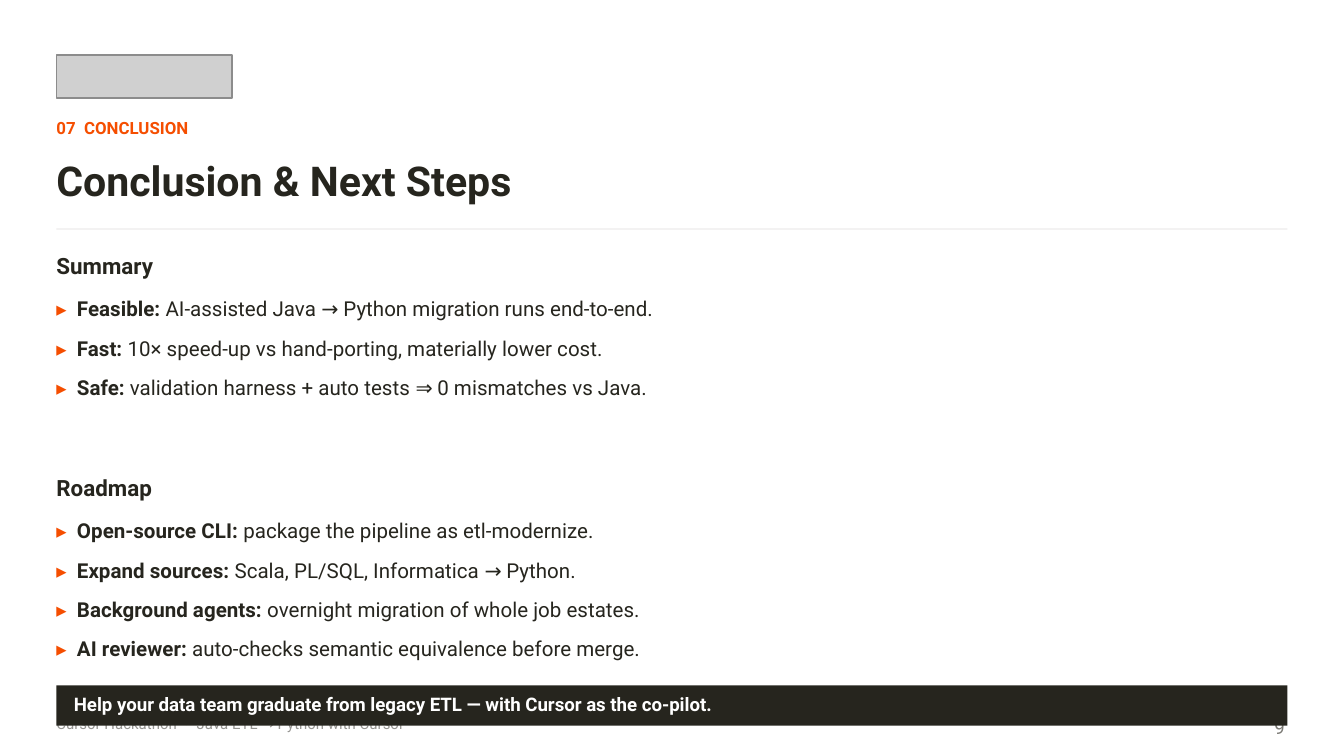
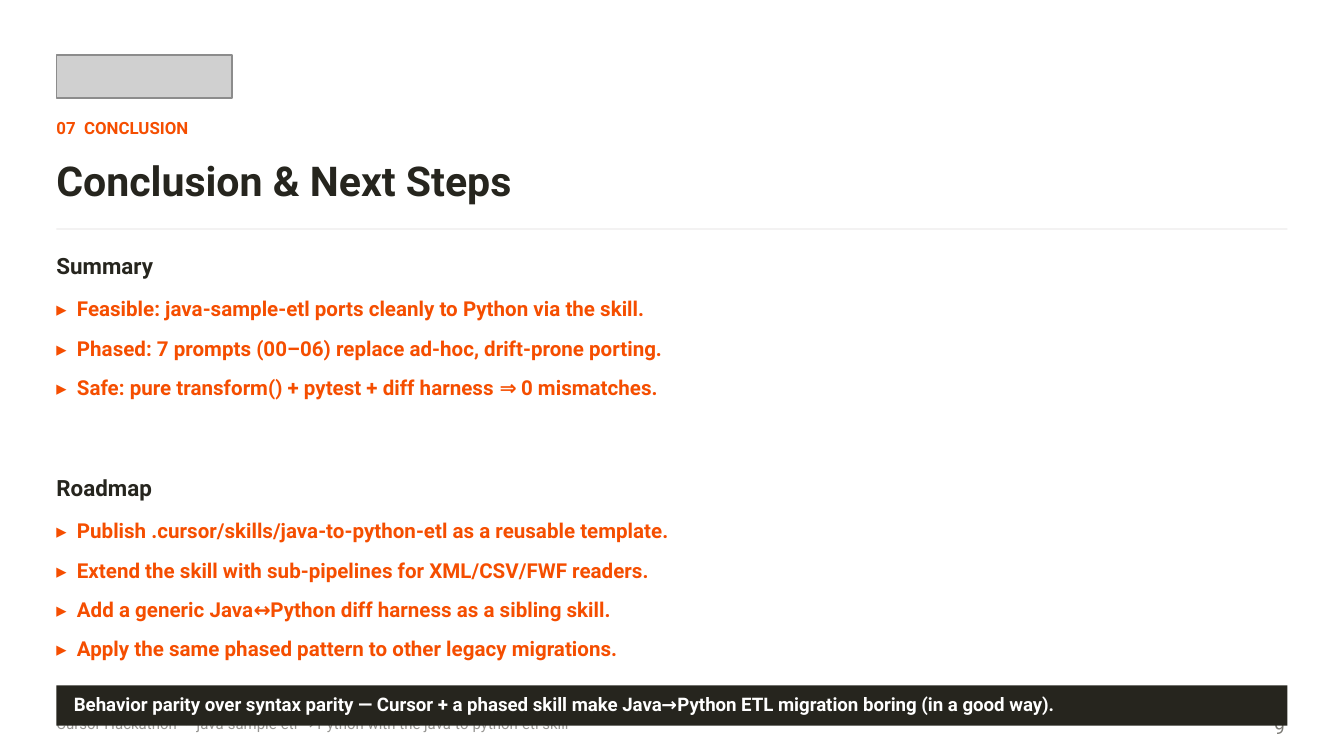
Before and after one commit to anluong-hitachids/cursor_hackathon, a slide deck: slide 9 of AI_Hackathon_Demo.pptx. Drawn at 1344x756 pixels with LibreOffice and Linux fonts; fonts in the diff are those of the drawing; grey boxes stand for pictures. Boxes give left, top, right and bottom in pixels: in the first picture for what was removed or moved away, otherwise in the second. Text is boxed around its words. In the diff, an @@ line names an element or a change of style, - is before the commit and + after.

```diff
--- a/AI_Hackathon_Demo.pptx
+++ b/AI_Hackathon_Demo.pptx
@@ text at [77, 300, 662, 400]: text changed; text colour #26251E to #F54E00; bold on @@
-▸ Feasible: AI-assisted Java → Python migration runs end-to-end.
-▸ Fast: 10× speed-up vs hand-porting, materially lower cost.
-▸ Safe: validation harness + auto tests ⇒ 0 mismatches vs Java.
+▸ Feasible: java-sample-etl ports cleanly to Python via the skill.
+▸ Phased: 7 prompts (00–06) replace ad-hoc, drift-prone porting.
+▸ Safe: pure transform() + pytest + diff harness ⇒ 0 mismatches.
@@ text at [77, 522, 668, 661]: text changed; text colour #26251E to #F54E00; bold on @@
-▸ Open-source CLI: package the pipeline as etl-modernize.
-▸ Expand sources: Scala, PL/SQL, Informatica → Python.
-▸ Background agents: overnight migration of whole job estates.
-▸ AI reviewer: auto-checks semantic equivalence before merge.
+▸ Publish .cursor/skills/java-to-python-etl as a reusable template.
+▸ Extend the skill with sub-pipelines for XML/CSV/FWF readers.
+▸ Add a generic Java↔Python diff harness as a sibling skill.
+▸ Apply the same phased pattern to other legacy migrations.
@@ text at [56, 716, 568, 734]: text changed @@
-Cursor Hackathon • Java ETL → Python with Cursor
+Cursor Hackathon • java-sample-etl → Python with the java-to-python-etl skill
@@ text at [74, 696, 1054, 715]: text changed @@
-Help your data team graduate from legacy ETL — with Cursor as the co-pilot.
+Behavior parity over syntax parity — Cursor + a phased skill make Java→Python ETL migration boring (in a good way).
```
Also in this commit, not shown: 8 other slides changed.
